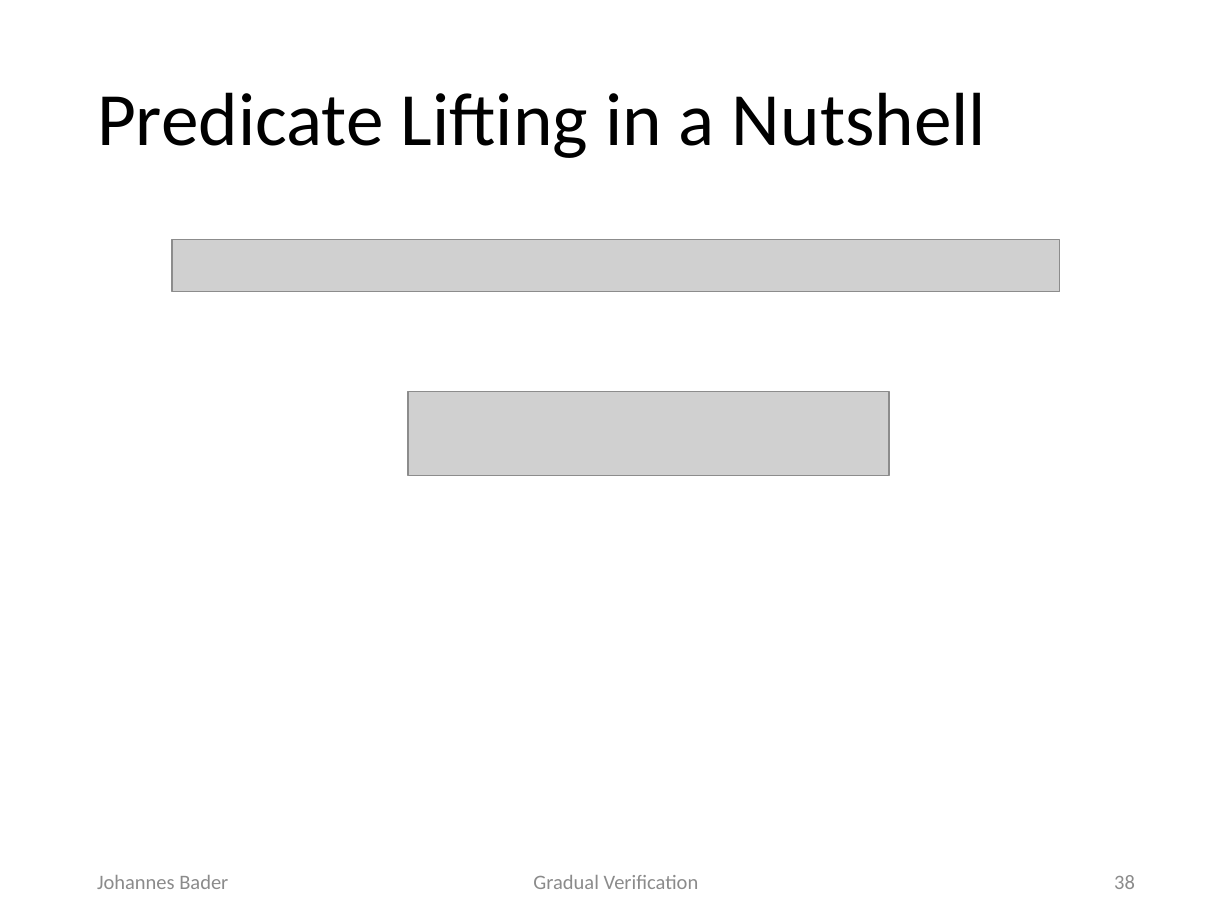
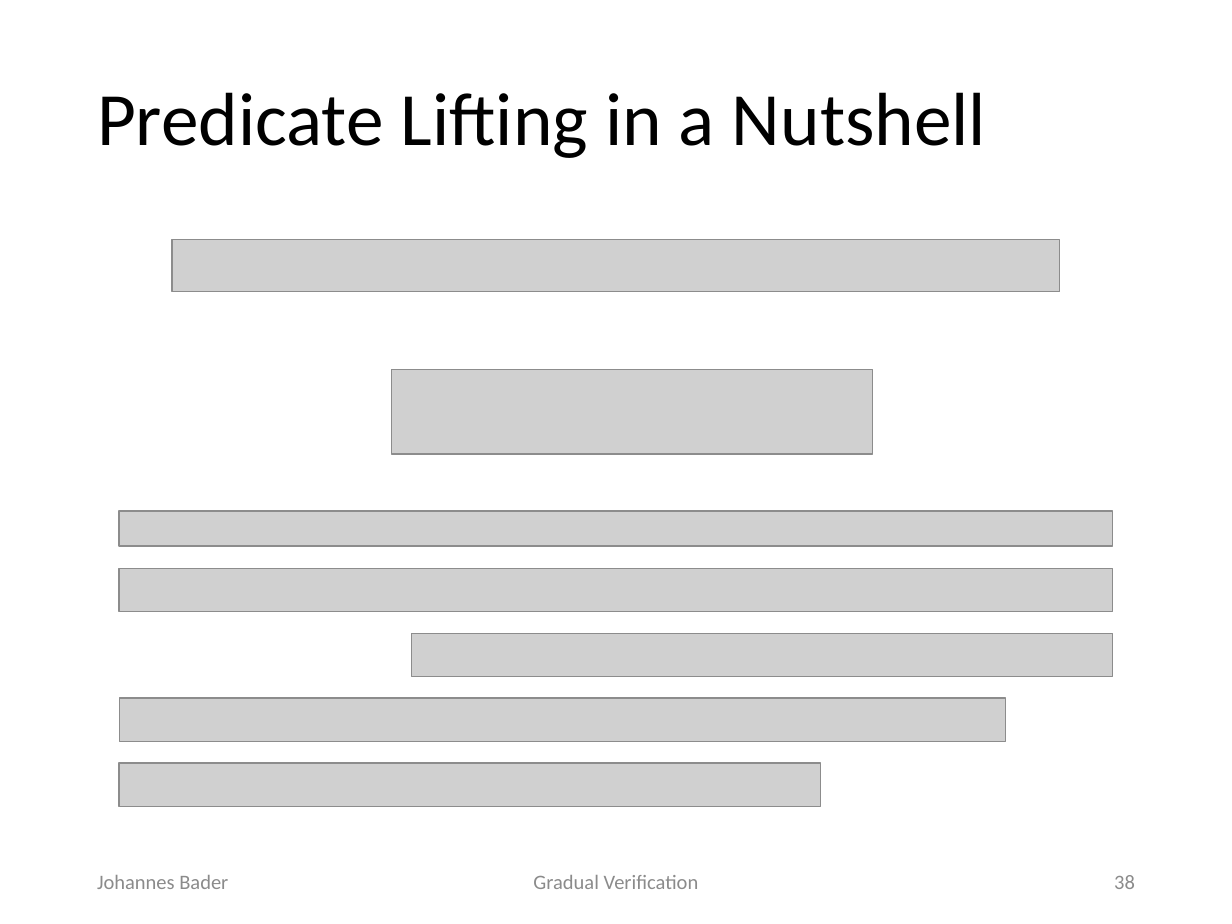
Before and after one commit to olydis/GradVerThesis, a slide deck: slide 38 of presentation/PLunch.pptx. Drawn at 1232x924 pixels with LibreOffice and Linux fonts; fonts in the diff are those of the drawing; grey boxes stand for pictures. Boxes give left, top, right and bottom in pixels: in the first picture for what was removed or moved away, otherwise in the second. Text is boxed around its words. In the diff, an @@ line names an element or a change of style, - is before the commit and + after.

```diff
--- a/presentation/PLunch.pptx
+++ b/presentation/PLunch.pptx
@@ picture: place and size @@
-picture at bbox=[408, 392, 888, 477]
+picture at bbox=[392, 370, 872, 455]
@@ picture added at bbox=[120, 511, 1112, 546] @@
@@ picture added at bbox=[120, 568, 1114, 611] @@
@@ picture added at bbox=[411, 633, 1112, 676] @@
@@ picture added at bbox=[120, 699, 1007, 742] @@
@@ picture added at bbox=[120, 763, 821, 806] @@
```
Also in this commit, not shown: 7 other slides changed, 1 slide removed.
